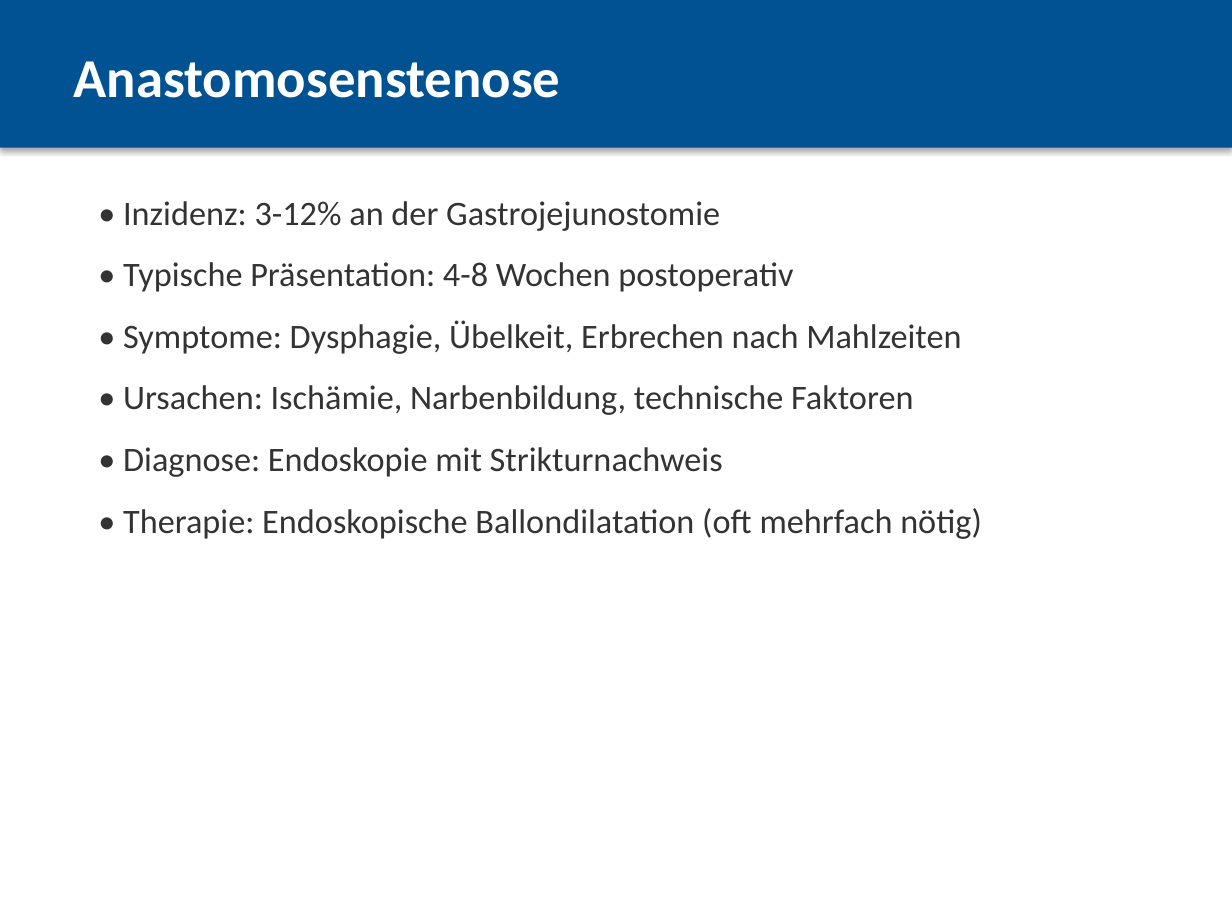
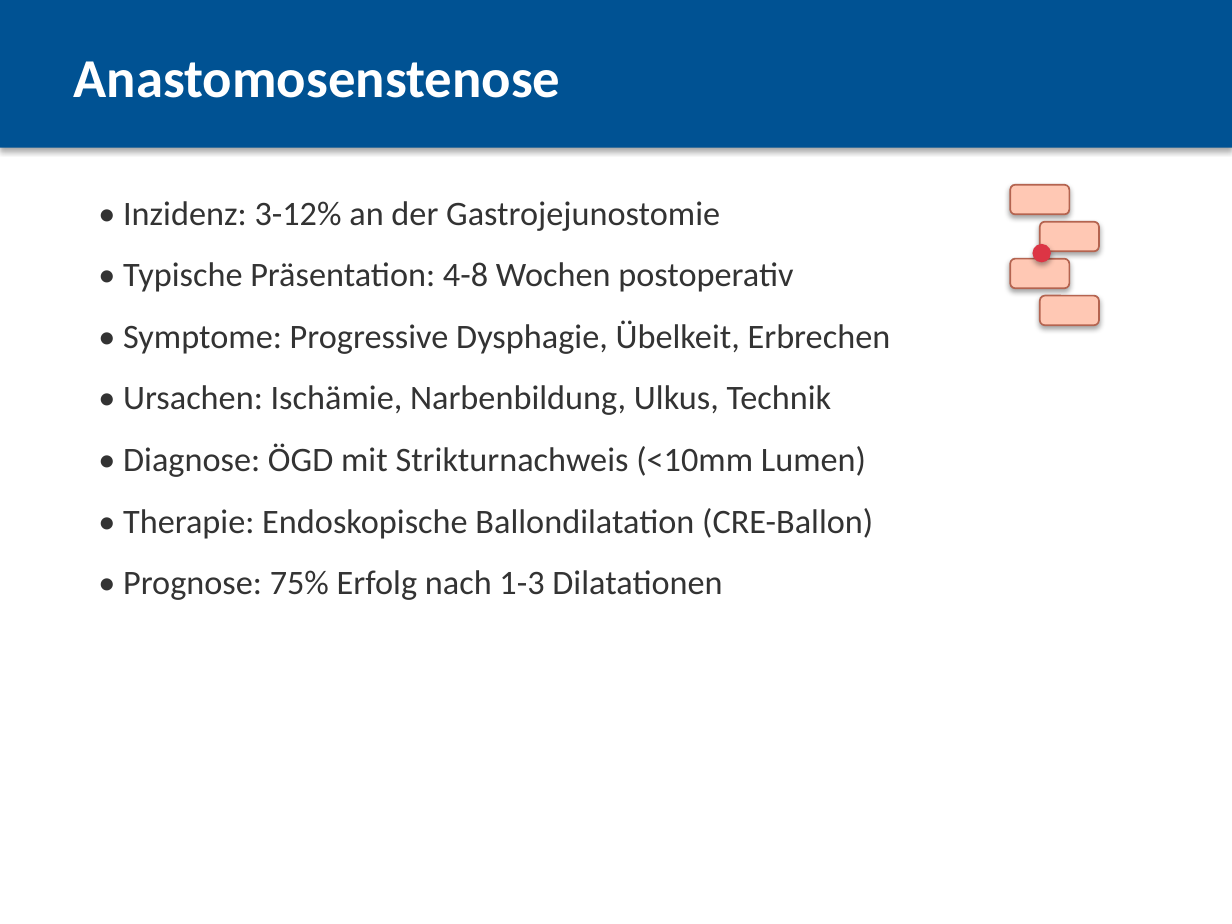
Before and after one commit to yawmanx/Codex-stuff, a slide deck: slide 17 of Komplikationen_Magenbypass.pptx (slide 16 before the commit). Drawn at 1232x924 pixels with LibreOffice and Linux fonts; fonts in the diff are those of the drawing. Boxes give left, top, right and bottom in pixels: in the first picture for what was removed or moved away, otherwise in the second. Text is boxed around its words. In the diff, an @@ line names an element or a change of style, - is before the commit and + after.

```diff
--- a/Komplikationen_Magenbypass.pptx
+++ b/Komplikationen_Magenbypass.pptx
@@ rounded rectangle added at bbox=[1010, 185, 1069, 214], fill #FFC8B4, outline #B46450 1 pt @@
@@ rounded rectangle added at bbox=[1040, 222, 1099, 251], fill #FFC8B4, outline #B46450 1 pt @@
@@ rounded rectangle added at bbox=[1010, 259, 1069, 288], fill #FFC8B4, outline #B46450 1 pt @@
@@ ellipse added at bbox=[1032, 244, 1051, 262], fill #DC3545 @@
@@ rounded rectangle added at bbox=[1040, 296, 1099, 325], fill #FFC8B4, outline #B46450 1 pt @@
@@ text at bbox=[123, 320, 891, 600]: text changed @@
-• Symptome: Dysphagie, Übelkeit, Erbrechen nach Mahlzeiten
-• Ursachen: Ischämie, Narbenbildung, technische Faktoren
-• Diagnose: Endoskopie mit Strikturnachweis
-• Therapie: Endoskopische Ballondilatation (oft mehrfach nötig)
+• Symptome: Progressive Dysphagie, Übelkeit, Erbrechen
+• Ursachen: Ischämie, Narbenbildung, Ulkus, Technik
+• Diagnose: ÖGD mit Strikturnachweis (<10mm Lumen)
+• Therapie: Endoskopische Ballondilatation (CRE-Ballon)
+• Prognose: 75% Erfolg nach 1-3 Dilatationen
```
Also in this commit, not shown: 20 other slides changed, 4 slides added, 3 slides removed, 1 other file.
